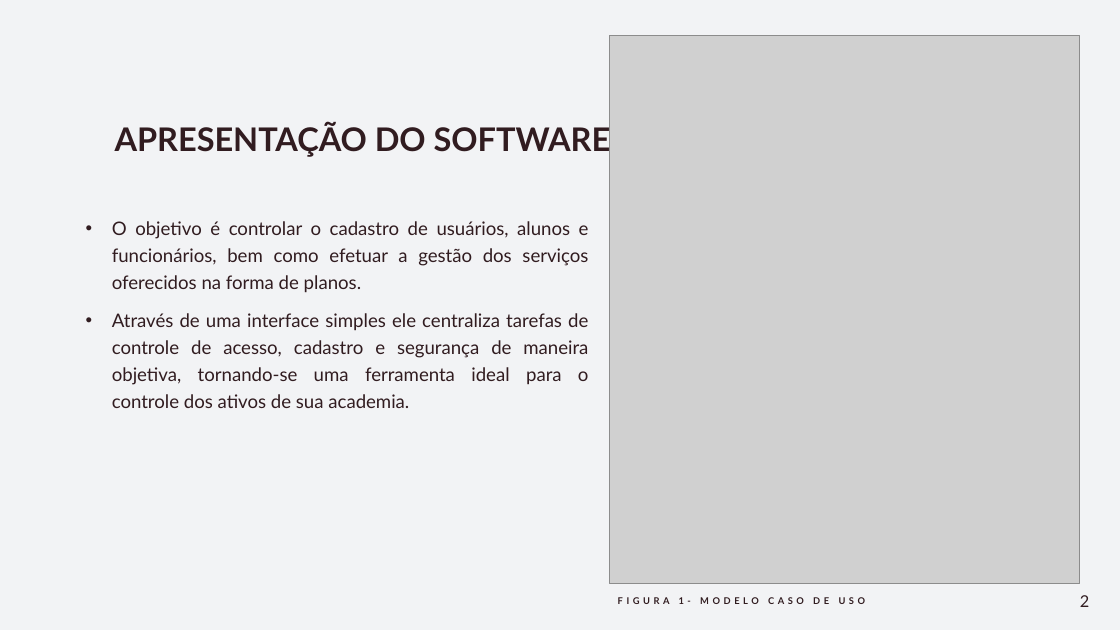
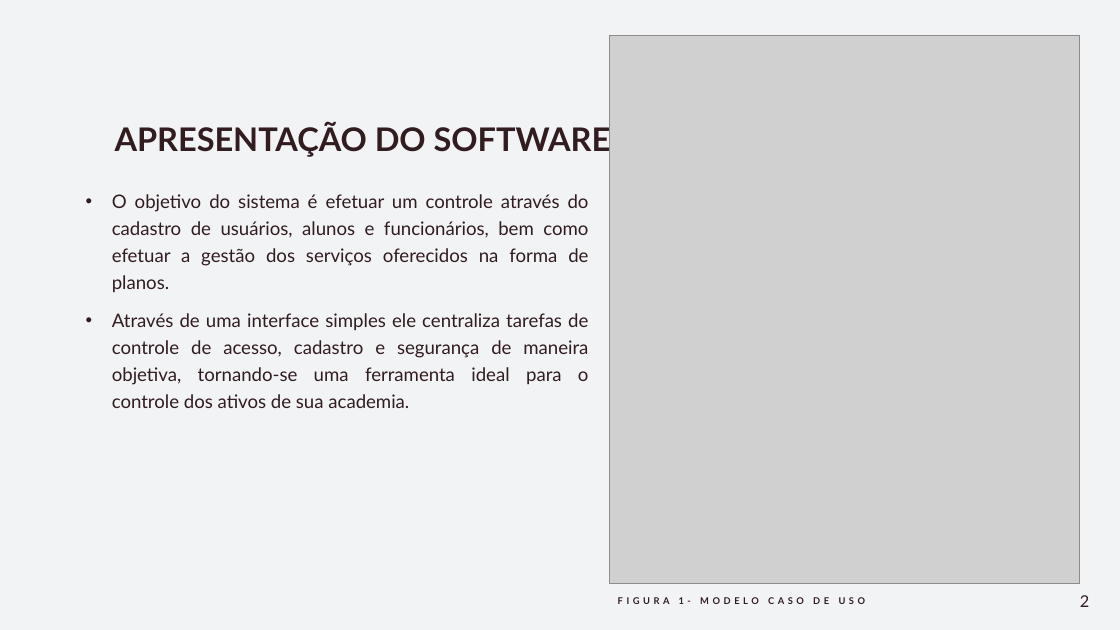
Before and after one commit to eder-ferreira/academia, a slide deck: slide 2 of Documentos/Apresentação -Gestão de Academia.pptx. Drawn at 1120x630 pixels with LibreOffice and Linux fonts; fonts in the diff are those of the drawing; grey boxes stand for pictures. Boxes give left, top, right and bottom in pixels: in the first picture for what was removed or moved away, otherwise in the second. Text is boxed around its words. In the diff, an @@ line names an element or a change of style, - is before the commit and + after.

Commit message:
- Atualização da Apresentação -Gestão de Academia.pptx

```diff
--- a/Documentos/Apresentação -Gestão de Academia.pptx
+++ b/Documentos/Apresentação -Gestão de Academia.pptx
@@ text at (112, 194, 589, 293): text changed @@
-• O objetivo é controlar o cadastro de usuários, alunos e funcionários, bem como efetuar a gestão dos serviços oferecidos na forma de planos.
+• O objetivo do sistema é efetuar um controle através do cadastro de usuários, alunos e funcionários, bem como efetuar a gestão dos serviços oferecidos na forma de planos.
```
Also in this commit, not shown: 2 other slides changed, 2 slides added.
